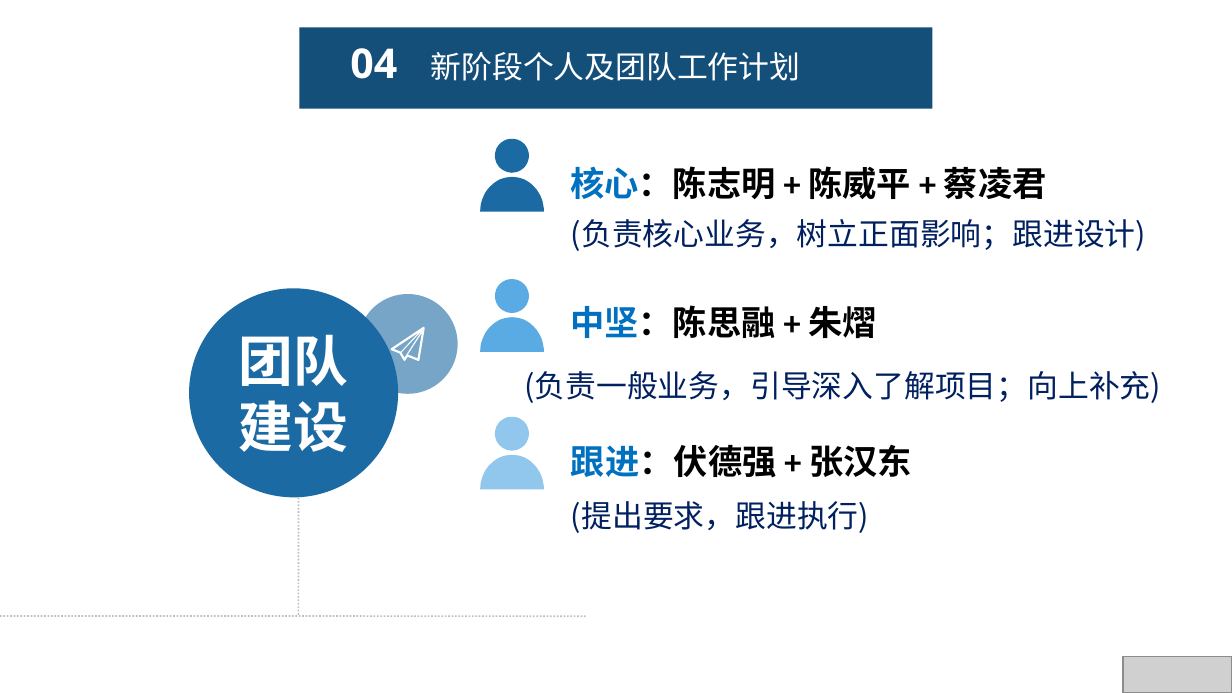
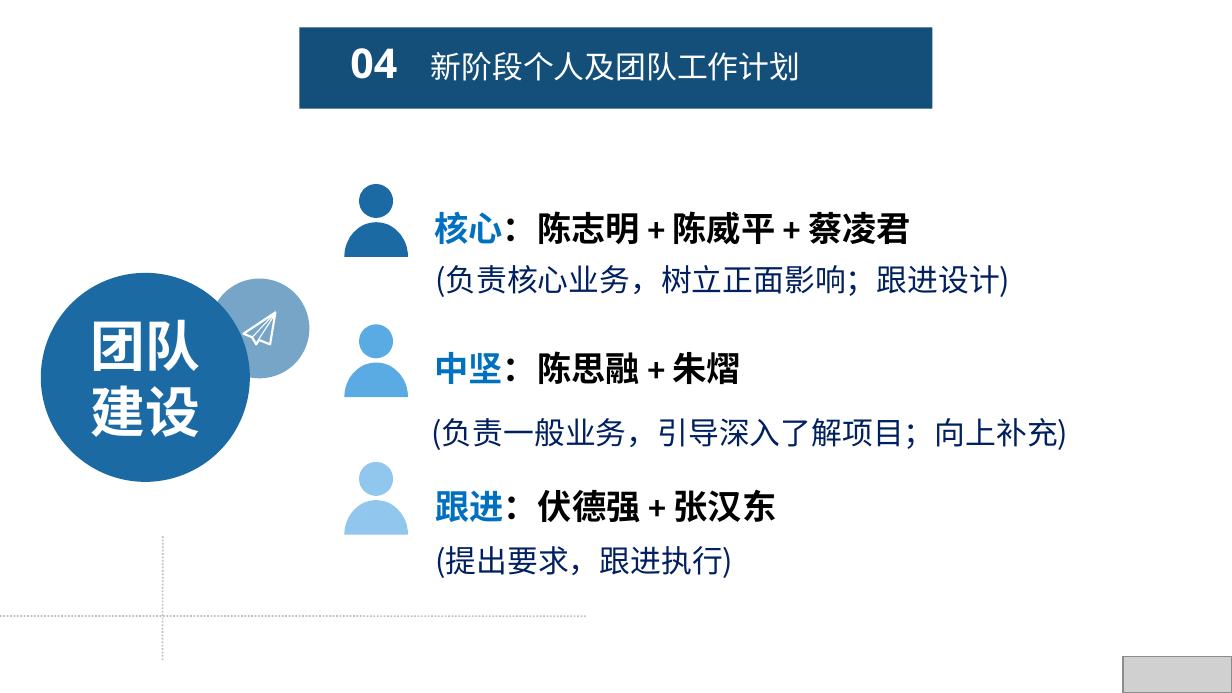
Before and after one commit to fengyuyu/world_rpg, a slide deck: slide 13 of 陈国锋-述职报告 .pptx (slide 10 before the commit). Drawn at 1232x693 pixels with LibreOffice and Linux fonts; fonts in the diff are those of the drawing; grey boxes stand for pictures. Boxes give left, top, right and bottom in pixels: in the first picture for what was removed or moved away, otherwise in the second. Text is boxed around its words. In the diff, an @@ line names an element or a change of style, - is before the commit and + after.

```diff
--- a/陈国锋-述职报告 .pptx
+++ b/陈国锋-述职报告 .pptx
@@ 2 ellipses, 1 freeform shape: place and size @@
-2 ellipses, 1 freeform shape at (190,288,457,498)
+2 ellipses, 1 freeform shape at (41,272,309,482)
@@ text "(负责一般业务，引导深入了解项目；向上补充)": place and size @@
-text "(负责一般业务，引导深入了解项目；向上补充)" at (524,371,1161,403)
+text "(负责一般业务，引导深入了解项目；向上补充)" at (431,418,1068,450)
@@ 6 freeform shapes, 5 texts, 1 line: place and size @@
-6 freeform shapes, 5 texts, 1 line at (298,139,1146,616)
+6 freeform shapes, 5 texts, 1 line at (163,184,1010,662)
```
Also in this commit, not shown: 3 other slides changed, 6 slides added, 1 other file.
